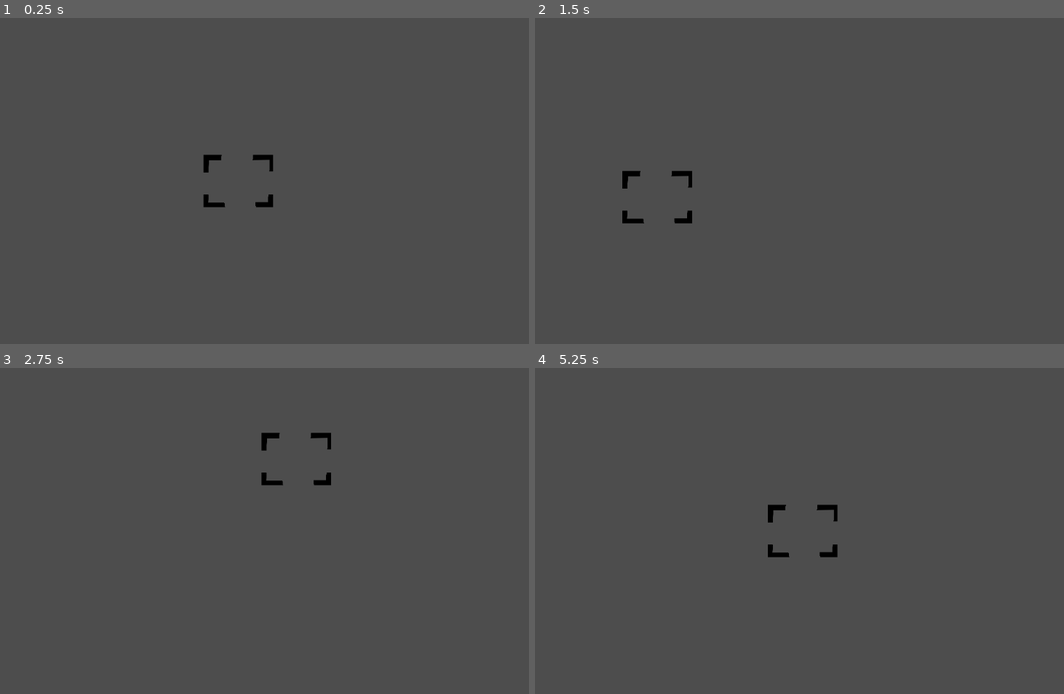
Above: before the commit, frames 1-4 (two rows, left to right).
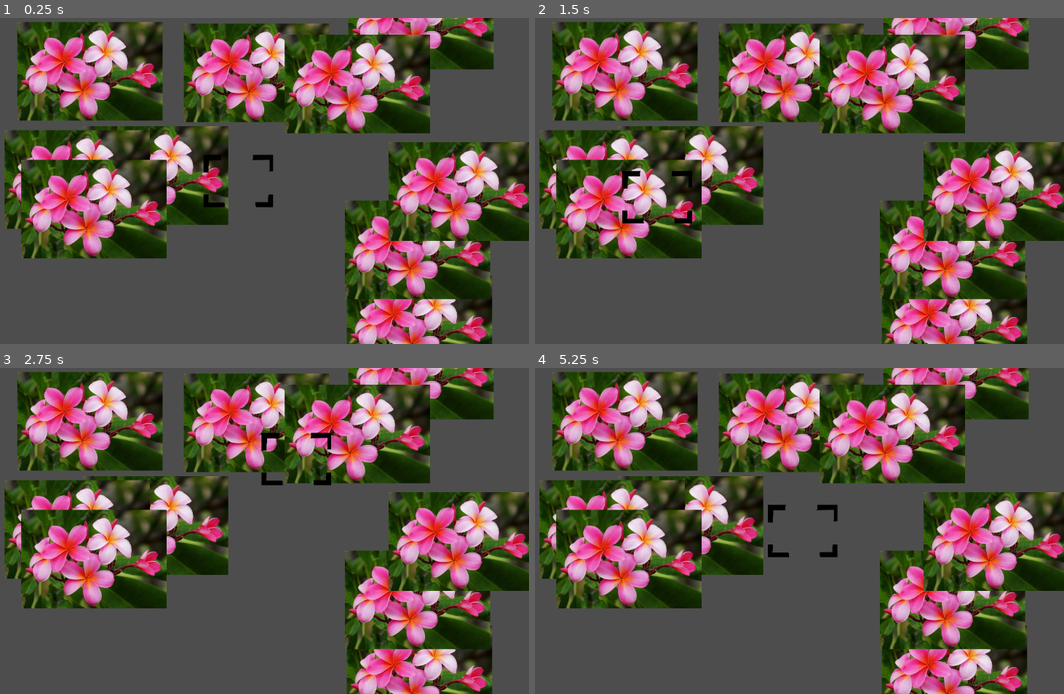
Above: after the commit, the same moments.

Repository: sophieTheProgrammer/MiniJam201
Game: Godot game, scene res://scenes/game.tscn
Two runs of this game, one before a commit and one after it. Both use one fixed random seed, a clock stepped at 60 frames per second and the inputs below.
Inputs (mouse positions are in pixels of both pictures, inside the frame that each line leads up to):
- Up to frame 1 (0.25 s): no input
- Up to frame 2 (1.5 s): tap Enter at 0.5 s; move the mouse to (900, 164) at 0.52 s; click (900, 164) at 0.6 s; tap Space at 1.25 s; move the mouse to (656, 197) at 1.27 s; click (656, 197) at 1.35 s
- Up to frame 3 (2.75 s): tap Enter at 2 s; move the mouse to (296, 459) at 2.02 s; click (296, 459) at 2.1 s
- Up to frame 4 (5.25 s): tap Space at 2.75, 4.25 s; move the mouse to (746, 596) at 2.77 s; click (746, 596) at 2.85 s; tap Enter at 3.5 s; move the mouse to (947, 579) at 3.52 s; click (947, 579) at 3.6 s; move the mouse to (598, 482) at 4.27 s; click (598, 482) at 4.35 s; move the mouse to (804, 531) at 5.02 s; click (804, 531) at 5.1 s

The runs differ from the first frame. In frame 1, 57% of the frame differs, in the area x 0-100%, y 0-100%; in frame 2, 57%; in frame 3, 57%; in frame 4, 57%.
Error before the commit: Parse Error: Expected statement, found "Indent" instead. (res://scripts/game_manager.gd:21)

Commit message:
fixed merge errors

Diff:
--- a/photography-game/scenes/flower.tscn
+++ b/photography-game/scenes/flower.tscn
@@ -5,7 +5,5 @@
 [node name="flower" type="Node2D"]
 
 [node name="Sprite2D" type="Sprite2D" parent="."]
-
-position = Vector2(0, 0)
-scale = Vector2(0.199324, 0.256188)
-texture = ExtResource("1_p547k")
+scale = Vector2(0.485, 0.485)
+texture = ExtResource("1_8x8dx")
--- a/photography-game/scripts/game_manager.gd
+++ b/photography-game/scripts/game_manager.gd
@@ -18,11 +18,9 @@
 		if mouseRect.intersects(itemRect):
 			count+=1
 	return count
-		print("Left mouse button released.")
 
 # spawns flowers in random location in certain range from origin
 func spawn_flower(number_of_flowers):
-
 	# set variables
 	var row = 5
 	var flowers_array = []
